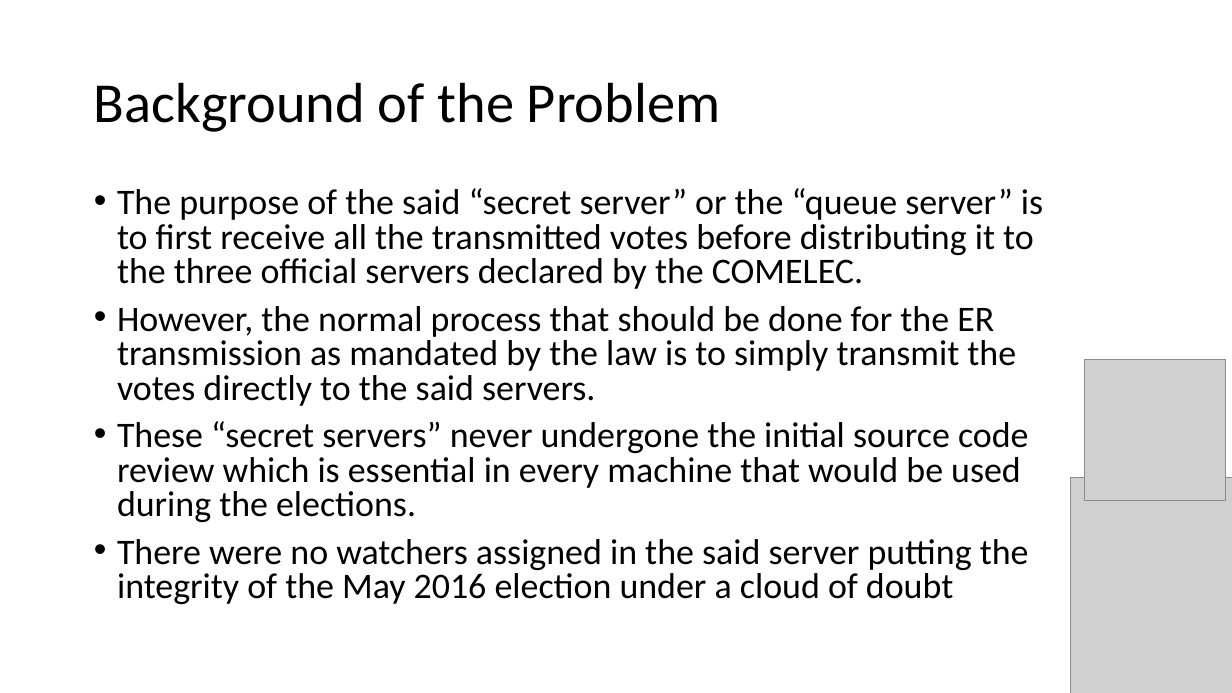
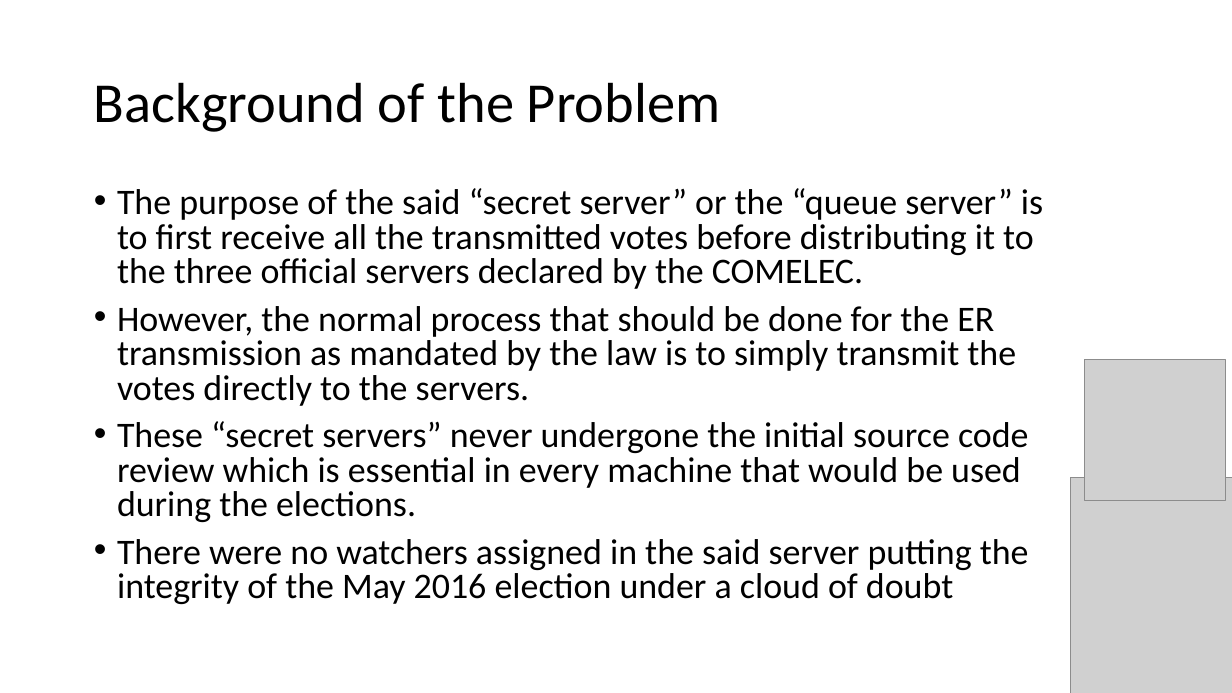
Before and after one commit to seans888/Project---Automate-Election, a slide deck: slide 7 of Documentation/Finals_Sysadd1.pptx (slide 4 before the commit). Drawn at 1232x693 pixels with LibreOffice and Linux fonts; fonts in the diff are those of the drawing; grey boxes stand for pictures. Boxes give left, top, right and bottom in pixels: in the first picture for what was removed or moved away, otherwise in the second. Text is boxed around its words. In the diff, an @@ line names an element or a change of style, - is before the commit and + after.

```diff
--- a/Documentation/Finals_Sysadd1.pptx
+++ b/Documentation/Finals_Sysadd1.pptx
@@ text at [117,306,1016,406]: text changed @@
-• However, the normal process that should be done for the ER transmission as mandated by the law is to simply transmit the votes directly to the said servers.
+• However, the normal process that should be done for the ER transmission as mandated by the law is to simply transmit the votes directly to the servers.
```
Also in this commit, not shown: 4 other slides changed, 2 slides added, 1 slide removed.
